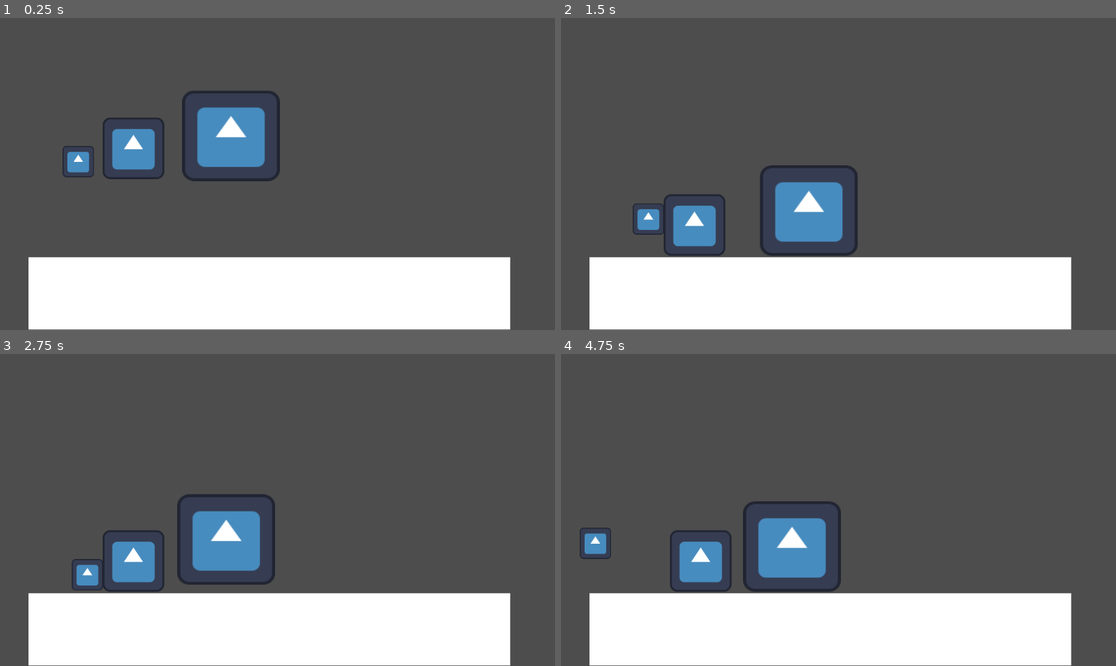
Above: before the commit, frames 1-4 (two rows, left to right).
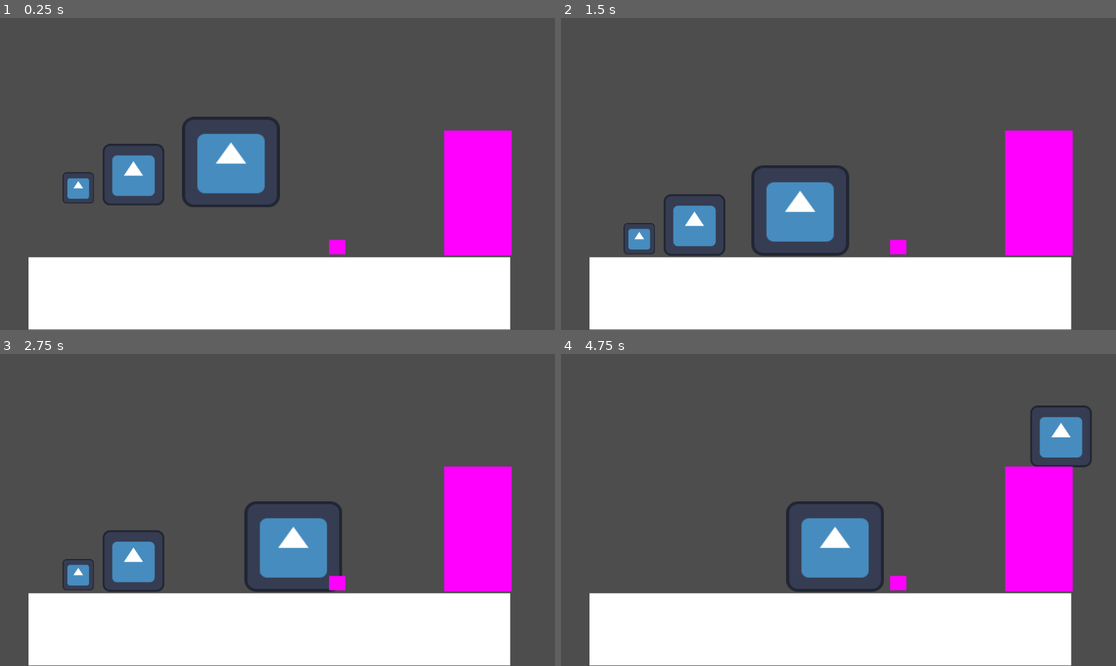
Above: after the commit, the same moments.

Repository: jamestrinity/November-Gamejam
Game: Godot game, scene res://Scenes/world.tscn
The game is run twice, just before and just after one commit, with the same random seed, the same clock (stepped at 60 frames per second) and the same inputs. The engine's default icon, where the game draws it, is replaced by a stand-in: a white triangle on a blue panel in a dark square.
Inputs:
- Up to frame 1 (0.25 s): no input
- Up to frame 2 (1.5 s): hold D (move_right) from 0.53 s (still down); tap Space (jump) at 0.6, 0.77, 1.07 s; tap E (switch_character) at 1.35 s
- Up to frame 3 (2.75 s): tap Space (jump) at 1.52, 1.55, 1.82, 2.1 s; release D (move_right) at 2.03 s; hold A (move_left) from 2.03 s (still down)
- Up to frame 4 (4.75 s): release A (move_left) at 2.78 s; hold D (move_right) 2.78-4.28 s; tap E (switch_character) at 2.85, 4.35 s; tap Space (jump) at 3.02, 3.05, 3.32, 3.6, 3.77, 4.07, 4.52, 4.55 s; hold A (move_left) from 4.28 s (still down)

The runs differ from the first frame. In frame 1, 10% of the frame differs, in the area x 11-93%, y 23-77%; in frame 2, 7.3%; in frame 3, 11%; in frame 4, 12%, in the area x 3-96%, y 16-77%.
Error after the commit: Parse Error: Invalid argument for "connect()" function: argument 2 should be "Callable" but is "res://Scripts/door.gd". (res://Scripts/door.gd:23)

Commit message:
Yo mama
Fixed move and started adding a door and button

Diff:
--- a/November Game Jam/Scenes/Player2.gd
+++ /dev/null
@@ -1,32 +0,0 @@
-extends CharacterBody2D
-
-@export var SPEED = 300.0
-@export var JUMP_VELOCITY = -600.0
-@export var active = false
-
-# Get the gravity from the project settings to be synced with RigidBody nodes.
-var gravity = ProjectSettings.get_setting("physics/2d/default_gravity")
-
-
-func _physics_process(delta):
-	# Add the gravity.
-	if not is_on_floor():
-		velocity.y += gravity * delta
-		print(velocity.y)
-	# Handle Jump.
-	if Input.is_action_just_pressed("jump") and is_on_floor() and active:
-		velocity.y = JUMP_VELOCITY
-		print(velocity.y)
-
-	# Get the input direction and handle the movement/deceleration.
-	var direction = Input.get_axis("move_left", "move_right")
-	if active:
-		if direction:
-			velocity.x = direction * SPEED
-		else:
-			velocity.x = move_toward(velocity.x, 0, SPEED)
-	if not active:
-		velocity.x = 0
-
-
-	move_and_slide()
--- a/November Game Jam/Scenes/Player2.tscn
+++ b/November Game Jam/Scenes/Player2.tscn
@@ -1,13 +1,13 @@
 [gd_scene load_steps=4 format=3 uid="uid://ojr353i4e2tj"]
 
-[ext_resource type="Script" path="res://Scenes/Player2.gd" id="1_gq44g"]
+[ext_resource type="Script" path="res://Scripts/player.gd" id="1_00t73"]
 [ext_resource type="Texture2D" uid="uid://bfukv5baawr7y" path="res://icon.svg" id="1_tsj8l"]
 
 [sub_resource type="RectangleShape2D" id="RectangleShape2D_efpgc"]
 size = Vector2(199, 189)
 
 [node name="Character2" type="CharacterBody2D"]
-script = ExtResource("1_gq44g")
+script = ExtResource("1_00t73")
 
 [node name="Sprite2D" type="Sprite2D" parent="."]
 position = Vector2(-37.5, -30)
--- /dev/null
+++ b/November Game Jam/Scenes/button.tscn
@@ -0,0 +1,20 @@
+[gd_scene load_steps=4 format=3 uid="uid://tpcbriqcvt54"]
+
+[ext_resource type="Script" path="res://Scripts/button.gd" id="1_ldjou"]
+
+[sub_resource type="PlaceholderTexture2D" id="PlaceholderTexture2D_y5wvq"]
+
+[sub_resource type="RectangleShape2D" id="RectangleShape2D_c7032"]
+size = Vector2(34, 30)
+
+[node name="Button" type="Area2D"]
+script = ExtResource("1_ldjou")
+
+[node name="Sprite2D" type="Sprite2D" parent="."]
+position = Vector2(16.25, 14.25)
+scale = Vector2(33.5, 29.5)
+texture = SubResource("PlaceholderTexture2D_y5wvq")
+
+[node name="CollisionShape2D" type="CollisionShape2D" parent="."]
+position = Vector2(17, 15)
+shape = SubResource("RectangleShape2D_c7032")
--- a/November Game Jam/Scenes/character_3.tscn
+++ b/November Game Jam/Scenes/character_3.tscn
@@ -1,13 +1,13 @@
 [gd_scene load_steps=4 format=3 uid="uid://xmecnud4iekv"]
 
-[ext_resource type="Script" path="res://Scenes/Player2.gd" id="1_mdbnf"]
+[ext_resource type="Script" path="res://Scripts/player.gd" id="1_3wukq"]
 [ext_resource type="Texture2D" uid="uid://bfukv5baawr7y" path="res://icon.svg" id="2_1incj"]
 
 [sub_resource type="RectangleShape2D" id="RectangleShape2D_efpgc"]
 size = Vector2(127, 127)
 
 [node name="Character3" type="CharacterBody2D"]
-script = ExtResource("1_mdbnf")
+script = ExtResource("1_3wukq")
 
 [node name="Sprite2D" type="Sprite2D" parent="."]
 texture = ExtResource("2_1incj")
--- /dev/null
+++ b/November Game Jam/Scenes/door.tscn
@@ -0,0 +1,22 @@
+[gd_scene load_steps=4 format=3 uid="uid://dw2cknbnu1j0x"]
+
+[ext_resource type="Script" path="res://Scripts/door.gd" id="1_6na7n"]
+
+[sub_resource type="PlaceholderTexture2D" id="PlaceholderTexture2D_jf105"]
+
+[sub_resource type="RectangleShape2D" id="RectangleShape2D_tdmsk"]
+size = Vector2(141, 260)
+
+[node name="Door" type="StaticBody2D"]
+script = ExtResource("1_6na7n")
+
+[node name="Sprite2D" type="Sprite2D" parent="."]
+position = Vector2(69.25, 128.75)
+scale = Vector2(139.5, 258.5)
+texture = SubResource("PlaceholderTexture2D_jf105")
+
+[node name="CollisionShape2D" type="CollisionShape2D" parent="."]
+position = Vector2(68.5, 129)
+shape = SubResource("RectangleShape2D_tdmsk")
+
+[node name="AnimationPlayer" type="AnimationPlayer" parent="."]
--- a/November Game Jam/Scenes/world.tscn
+++ b/November Game Jam/Scenes/world.tscn
@@ -1,9 +1,11 @@
-[gd_scene load_steps=7 format=3 uid="uid://dbhmkdamu3iwf"]
+[gd_scene load_steps=9 format=3 uid="uid://dbhmkdamu3iwf"]
 
-[ext_resource type="Script" path="res://Scenes/world.gd" id="1_daoo7"]
+[ext_resource type="Script" path="res://Scripts/world.gd" id="1_ft50o"]
 [ext_resource type="PackedScene" uid="uid://7xlgcn7g0d66" path="res://Scenes/player.tscn" id="1_wad82"]
 [ext_resource type="PackedScene" uid="uid://ojr353i4e2tj" path="res://Scenes/Player2.tscn" id="2_g2qo6"]
 [ext_resource type="PackedScene" uid="uid://xmecnud4iekv" path="res://Scenes/character_3.tscn" id="4_icxqm"]
+[ext_resource type="PackedScene" uid="uid://dw2cknbnu1j0x" path="res://Scenes/door.tscn" id="5_gj78c"]
+[ext_resource type="PackedScene" uid="uid://tpcbriqcvt54" path="res://Scenes/button.tscn" id="6_tv0yv"]
 
 [sub_resource type="QuadMesh" id="QuadMesh_df5qv"]
 size = Vector2(1000, 150)
@@ -12,10 +14,11 @@
 size = Vector2(1003, 156)
 
 [node name="World" type="Node2D"]
-script = ExtResource("1_daoo7")
+script = ExtResource("1_ft50o")
 
 [node name="Character1" parent="." instance=ExtResource("1_wad82")]
 position = Vector2(130, 300)
+player = 2
 
 [node name="Platform" type="StaticBody2D" parent="."]
 
@@ -29,6 +32,14 @@
 
 [node name="Character2" parent="." instance=ExtResource("2_g2qo6")]
 position = Vector2(517, 242)
+player = 3
 
 [node name="Character3" parent="." instance=ExtResource("4_icxqm")]
 position = Vector2(277, 238)
+player = 1
+
+[node name="Door" parent="." instance=ExtResource("5_gj78c")]
+position = Vector2(923, 235)
+
+[node name="Button" parent="." instance=ExtResource("6_tv0yv")]
+position = Vector2(684, 462)
--- /dev/null
+++ b/November Game Jam/Scripts/button.gd
@@ -0,0 +1,15 @@
+extends Area2D
+
+
+# Called when the node enters the scene tree for the first time.
+func _ready():
+	pass # Replace with function body.
+
+
+# Called every frame. 'delta' is the elapsed time since the previous frame.
+func _process(delta):
+	pass
+
+func _on_Button_body_entered(body):
+	if body.name == "Player":  # Replace "Player" with the name of the object that triggers the interaction
+		emit_signal("lever_activated")  # Signal to inform the door that the lever/button is activated# Signal to inform the door that the lever/button is activated
--- /dev/null
+++ b/November Game Jam/Scripts/door.gd
@@ -0,0 +1,24 @@
+extends StaticBody2D
+
+var is_open = false
+var animation_player : AnimationPlayer
+
+# Called when the node enters the scene tree for the first time.
+func _ready():
+	pass
+
+func toggle_door():
+	if is_open:
+		is_open = false
+		animation_player.play("close_door_animation")  # Replace with your closing animation name
+	else:
+		is_open = true
+		animation_player.play("open_door_animation")  # Replace with your opening animation name
+
+func _on_lever_activated():
+	toggle_door()
+
+# Called every frame. 'delta' is the elapsed time since the previous frame.
+func _process(delta):
+	$Button.connect("lever_activated", self, "_on_lever_activated")
+	animation_player = $AnimationPlayer
--- a/November Game Jam/Scripts/player.gd
+++ b/November Game Jam/Scripts/player.gd
@@ -1,32 +1,76 @@
 extends CharacterBody2D
 
-@export var SPEED = 300.0
-@export var JUMP_VELOCITY = -400.0
 @export var active = true
+@export var player = 0
 
-# Get the gravity from the project settings to be synced with RigidBody nodes.
-var gravity = ProjectSettings.get_setting("physics/2d/default_gravity")
+var speed = 550
+var jump_power = -2000
+
+var acc = 50
+const fricc = 70
+
+const gravity = 120
+
+var max_jumps = 2
+var current_jumps = 1
+
+func _ready():
+	if player == 2:
+		speed = 750
+		max_jumps = 2
+		acc = 70
+	if player == 3:
+		speed = 350
+		max_jumps = 2
+		acc = 40
 
 
 func _physics_process(delta):
-	# Add the gravity.
-	if not is_on_floor():
-		velocity.y += gravity * delta
-	# Handle Jump.
-	if Input.is_action_just_pressed("jump") and is_on_floor() and active:
-		velocity.y = JUMP_VELOCITY
+	var input_dir: Vector2 = input()
 
-	# Get the input direction and handle the movement/deceleration.
-	var direction = Input.get_axis("move_left", "move_right")
-	if active:
-		if direction:
-			velocity.x = direction * SPEED
-		else:
-			velocity.x = move_toward(velocity.x, 0, SPEED)
+	if input_dir != Vector2.ZERO and active:
+		acceleration(input_dir)
+		player_animation()
+	else:
+		add_friction()
+		player_animation()
 
-	if not active:
-		for i in range(100,-1):
-			move_toward(velocity.x-1, 0, SPEED-1)
+	player_movement()
+
+	jump()
 
 
+func input() -> Vector2:
+	var input_dir = Vector2.ZERO
+
+	input_dir.x = Input.get_axis("move_left", "move_right")
+	input_dir = input_dir.normalized()
+	return input_dir
+
+func acceleration(direction):
+	velocity = velocity.move_toward(direction * speed, acc)
+
+func add_friction():
+	velocity = velocity.move_toward(Vector2.ZERO, fricc)
+
+func player_movement():
 	move_and_slide()
+
+func jump():
+	if Input.is_action_just_pressed("jump") and active:
+		if current_jumps <max_jumps:
+			velocity.y = jump_power
+			if player == 1 or player == 3:
+				max_jumps -= 1
+			else:
+				current_jumps = current_jumps + 1
+
+	else:
+		velocity.y += gravity
+
+	if is_on_floor():
+		current_jumps = 1
+		max_jumps = 2
+
+func player_animation():
+	pass
--- a/November Game Jam/Scenes/world.gd
+++ b/November Game Jam/Scripts/world.gd
@@ -8,7 +8,9 @@
 	# Add each character to the characters array
 	for i in range(1, 4):
 		characters.append(get_node("Character" + str(i)))
+		characters[i - 1].active = false
 		print(characters)
+
 
 # Called every frame. 'delta' is the elapsed time since the previous frame.
 func _process(delta):
